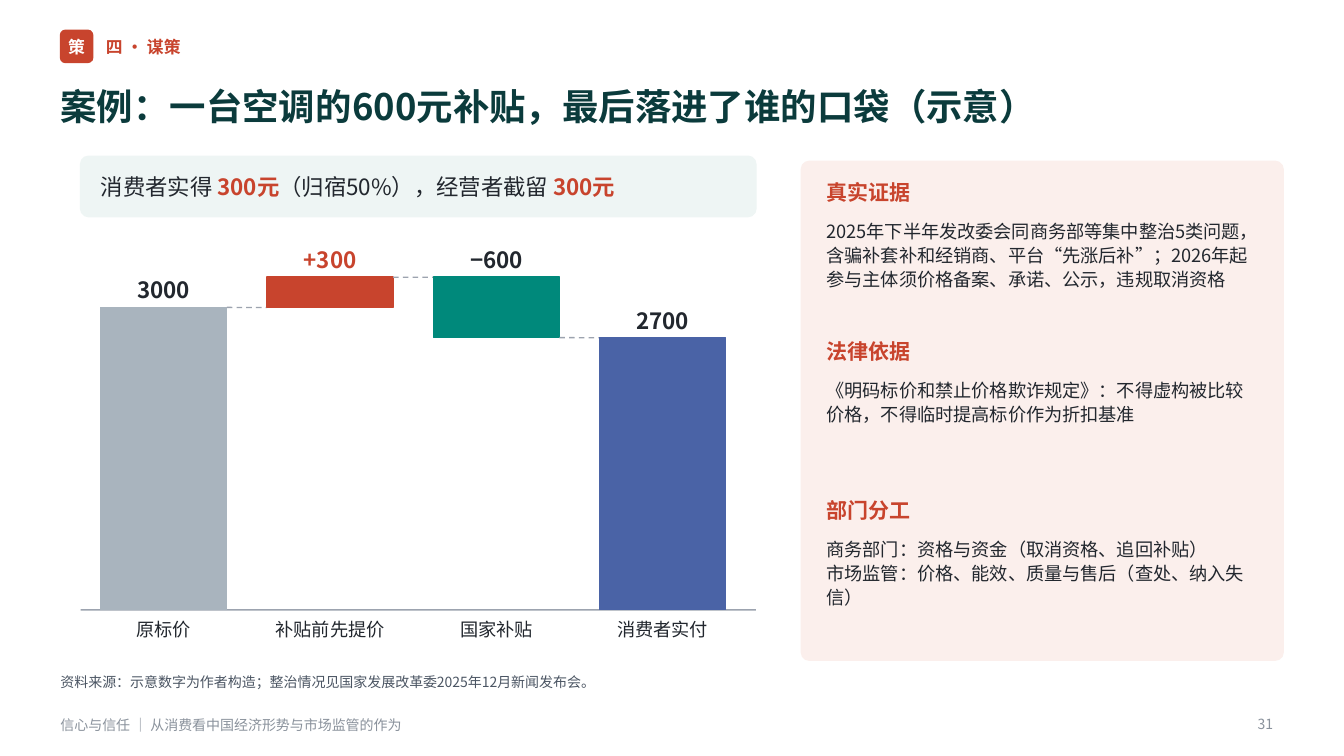
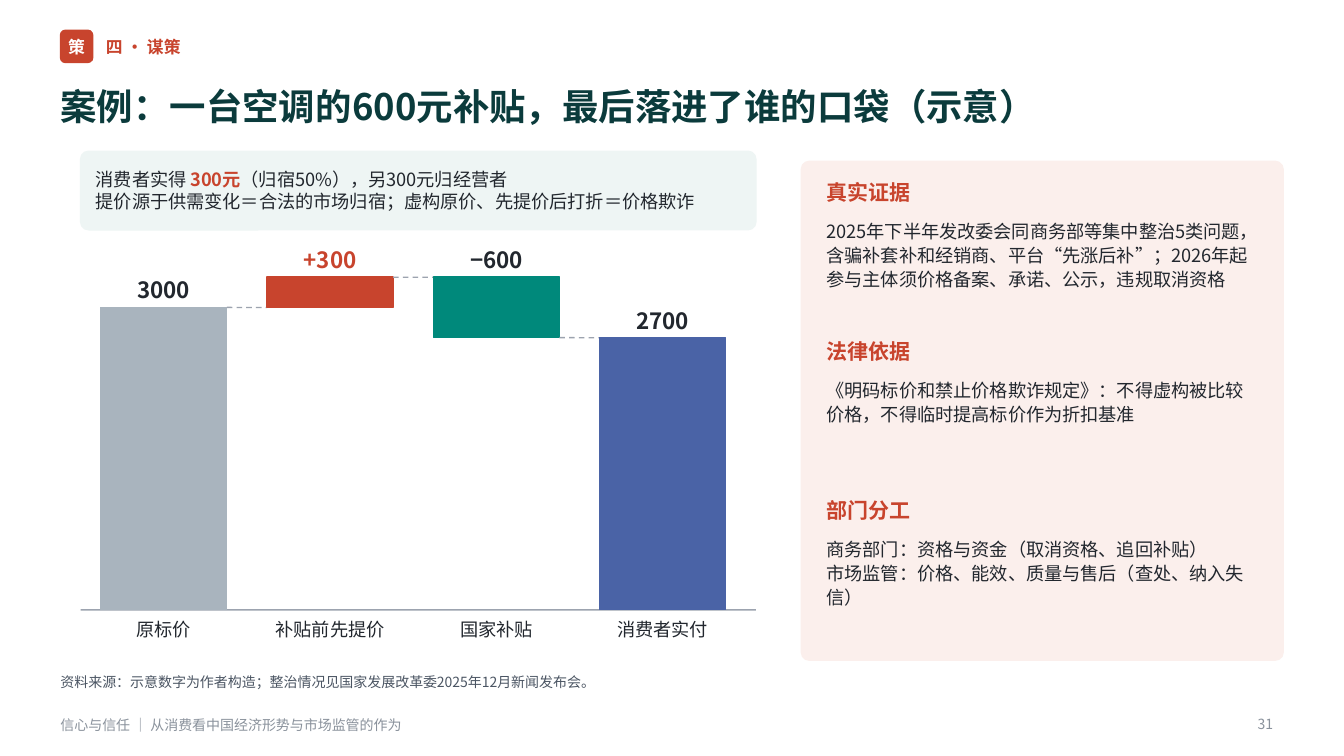
Before and after one commit to zerongwong/zerongwong.github.io, a slide deck: slide 31 of talks/2026-10-consumption-regulation/信心与信任_讲座课件_第二稿.pptx. Drawn at 1344x756 pixels with LibreOffice and Linux fonts; fonts in the diff are those of the drawing. Boxes give left, top, right and bottom in pixels: in the first picture for what was removed or moved away, otherwise in the second. Text is boxed around its words. In the diff, an @@ line names an element or a change of style, - is before the commit and + after.

```diff
--- a/talks/2026-10-consumption-regulation/信心与信任_讲座课件_第二稿.pptx
+++ b/talks/2026-10-consumption-regulation/信心与信任_讲座课件_第二稿.pptx
@@ rounded rectangle: place and size @@
-rounded rectangle at <box>81,156,756,217</box>
+rounded rectangle at <box>81,151,756,230</box>
@@ rounded rectangle at <box>81,151,756,230</box>: proportions changed @@
@@ text at <box>96,170,695,211</box>: text changed; size 16 to 13 pt @@
-消费者实得 300元（归宿50%），经营者截留 300元
+消费者实得 300元（归宿50%），另300元归经营者
+提价源于供需变化＝合法的市场归宿；虚构原价、先提价后打折＝价格欺诈
```
Also in this commit, not shown: 2 other files.
